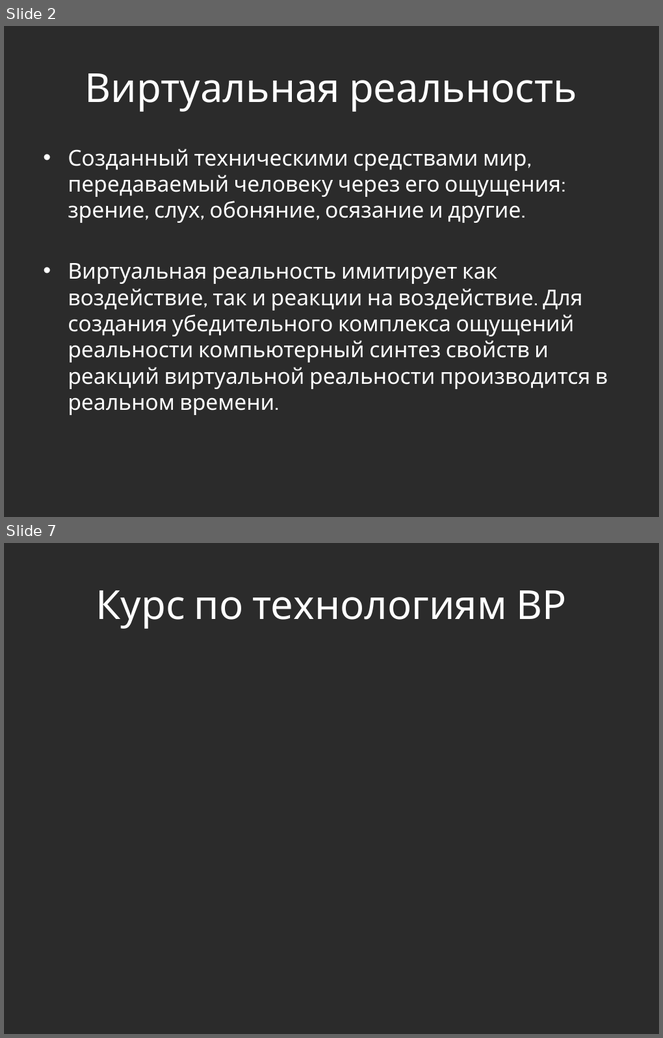
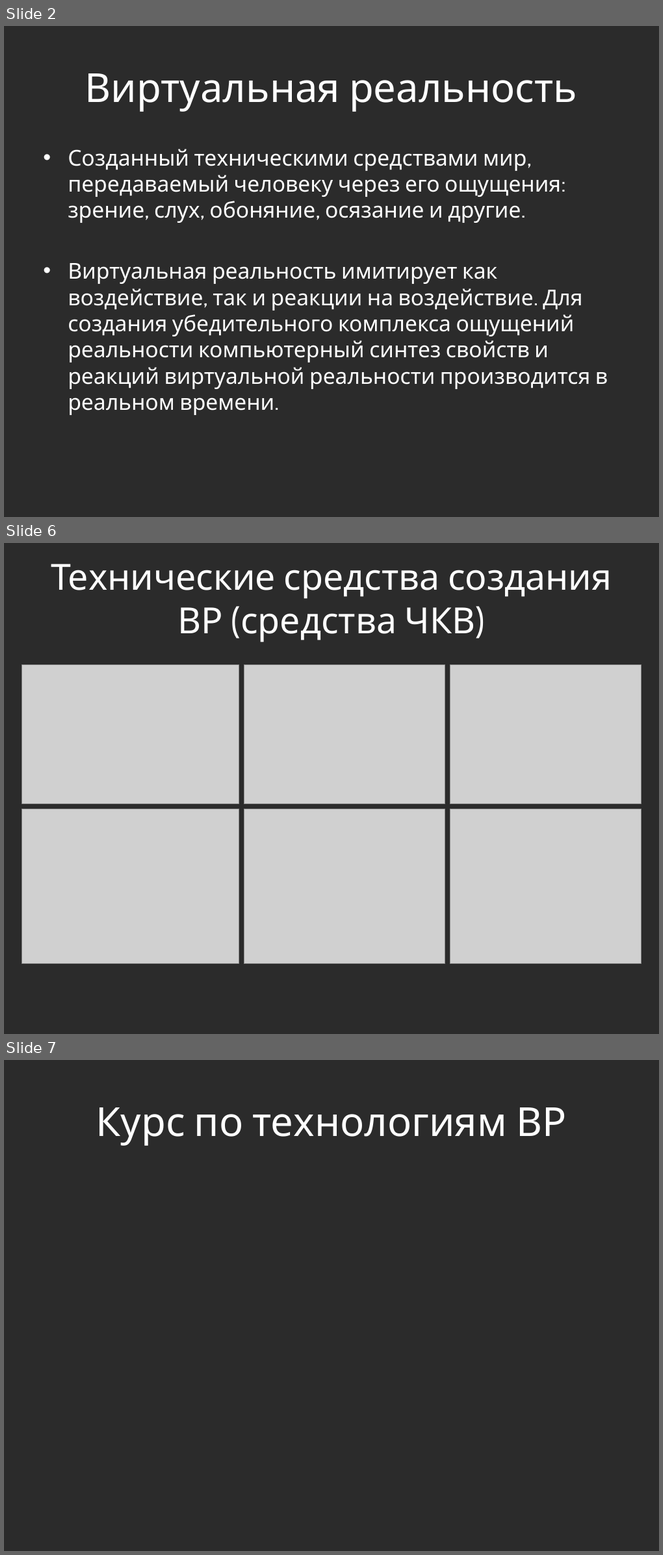
Before and after one commit to Jacobi20/quadro-xds, a slide deck: Docs/IT_Moscow.pptx. Shown one above the other, each under a label of ours: slides 2 and 7 before the commit, slides 2, 6 and 7 after it; the slides between them are not shown. The pictures are 663x1038 and 663x1555 pixels, drawn with LibreOffice and Linux fonts; fonts in the diff are those of the drawing; grey boxes stand for pictures; background and template pictures are left out; a plain dark background stands for a picture behind light text. Boxes give left, top, right and bottom in pixels: in the first picture for what was removed or moved away, otherwise in the second. Text is boxed around its words. In the diff, an @@ line names an element or a change of style, - is before the commit and + after.

```diff
--- a/Docs/IT_Moscow.pptx
+++ b/Docs/IT_Moscow.pptx
@@ slide 6 added at [4, 543, 659, 1034], background picture (left out) @@
@@ title added at [51, 564, 612, 642], 39.6 pt, text #FFFFFF @@
+Технические средства создания ВР (средства ЧКВ)
@@ picture added at [22, 665, 239, 804] @@
@@ picture added at [244, 665, 445, 804] @@
@@ picture added at [450, 665, 641, 804] @@
@@ picture added at [22, 809, 239, 964] @@
@@ picture added at [244, 809, 445, 964] @@
@@ picture added at [450, 809, 642, 964] @@
```
Also in this commit, not shown: 4 slides changed, 1 slide removed, 25 other files.
